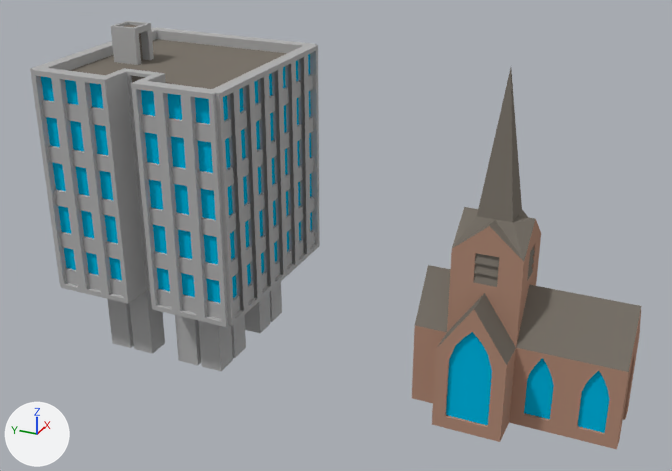
One commit to the Blender file Assets/Blender/office1.blend: the scene before it, then after it.
The view is the same before and after, from a 50 mm lens placed at (-7.76, -5.19, 5.35), pointed at (-0.11, -1.75, 1.52). The axes (+X, +Y, +Z) are drawn at lower left. The lights are the same throughout.

In view in the first picture: 'Church', 'Cube'.
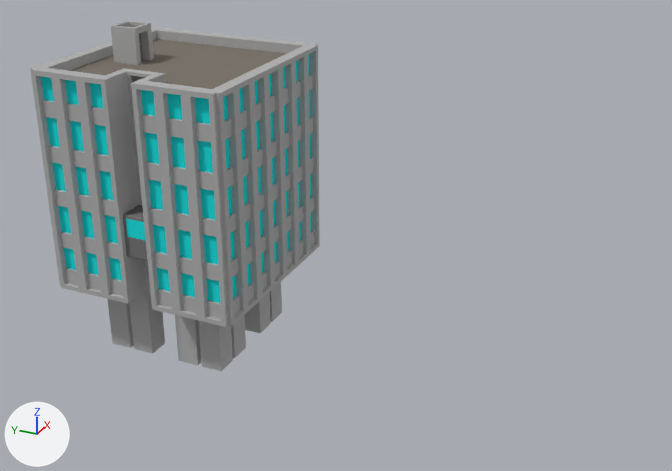
Where the newer file only moved an object's origin or applied its transform, the numbers keep the older frame.

Location of each change, (x1, y1, x2, y2) in pixels of the pictures (672 x 471 px):
'Cube', recoloured: (39, 52, 315, 313) in both
'Church', deleted: before (412, 68, 641, 449)
    faces in mat_brick_001 (beige #b58e7a): (412, 219, 641, 449)
    faces in mat_roof_003 (grey #7d776e): (415, 68, 641, 372)
    faces in mat_windows_000 (cyan #00bae7): (446, 332, 609, 433)
'Lift', added: after (123, 205, 147, 261)
    faces in mat_metal (grey #797979): (123, 205, 147, 261)
    faces in mat_windows_000 (cyan #23e6e7): (126, 219, 146, 241)

What changed in the scene script:
```text
Change mat_windows_000:
    mat_windows_000.base_color: (0.0, 0.489, 0.8) -> (0.0165, 0.791, 0.8)  # cyan #00bae7 -> cyan #23e6e7
Add mat_metal:
    mat_metal = diffuse_material('Metal')
    mat_metal.base_color = (0.191, 0.191, 0.191)  # grey #797979
Add me_cube_000:
    me_cube_000.from_pydata(...)  # 38 vertices, 38 faces; spans x -0.989..-0.714, y -0.143..0.143, z 0.792..1.256
    # faces by material slot: [1, 4, 33]
    me_cube_000.materials.append(mat_windows_000)  # cyan #23e6e7
    me_cube_000.materials.append(mat_concrete_001)  # grey #b3b3b3
    me_cube_000.materials.append(mat_metal)  # grey #797979
Remove ob_church:
    ob_church = bpy.data.objects.new('Church', me_cube_005)
    ob_church.location = (0.0, -3.675, 1.0)
Add ob_lift:
    ob_lift = bpy.data.objects.new('Lift', me_cube_000)
    ob_lift.location = (0.0, 0.0, 0.5)
```
